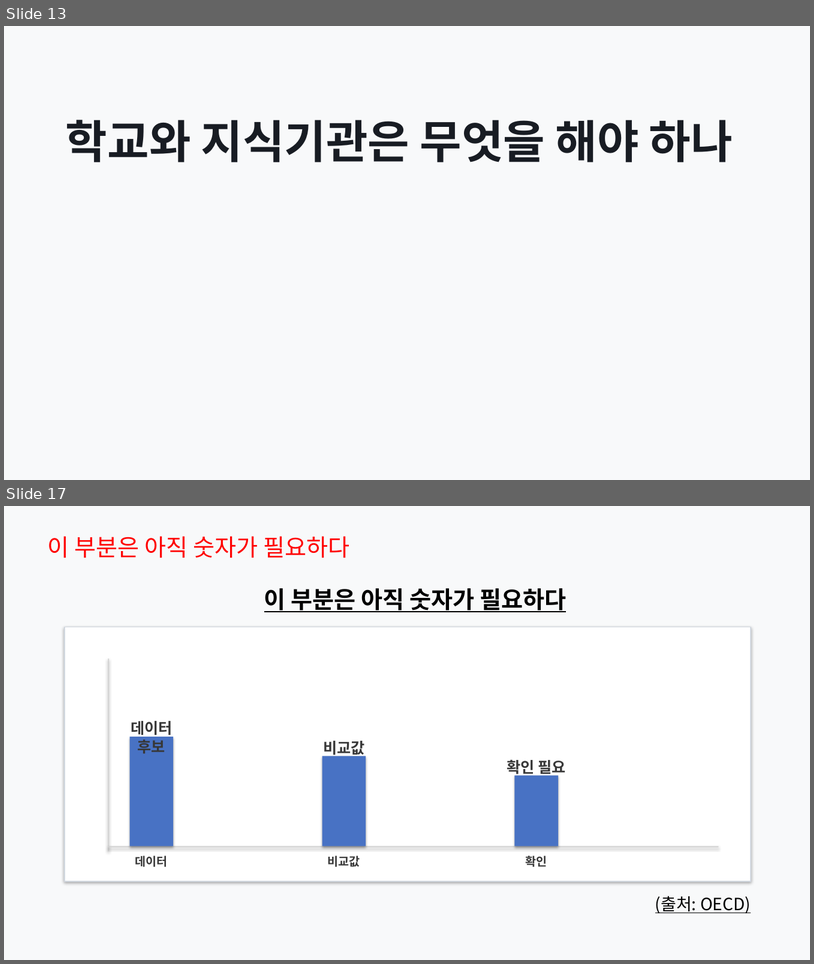
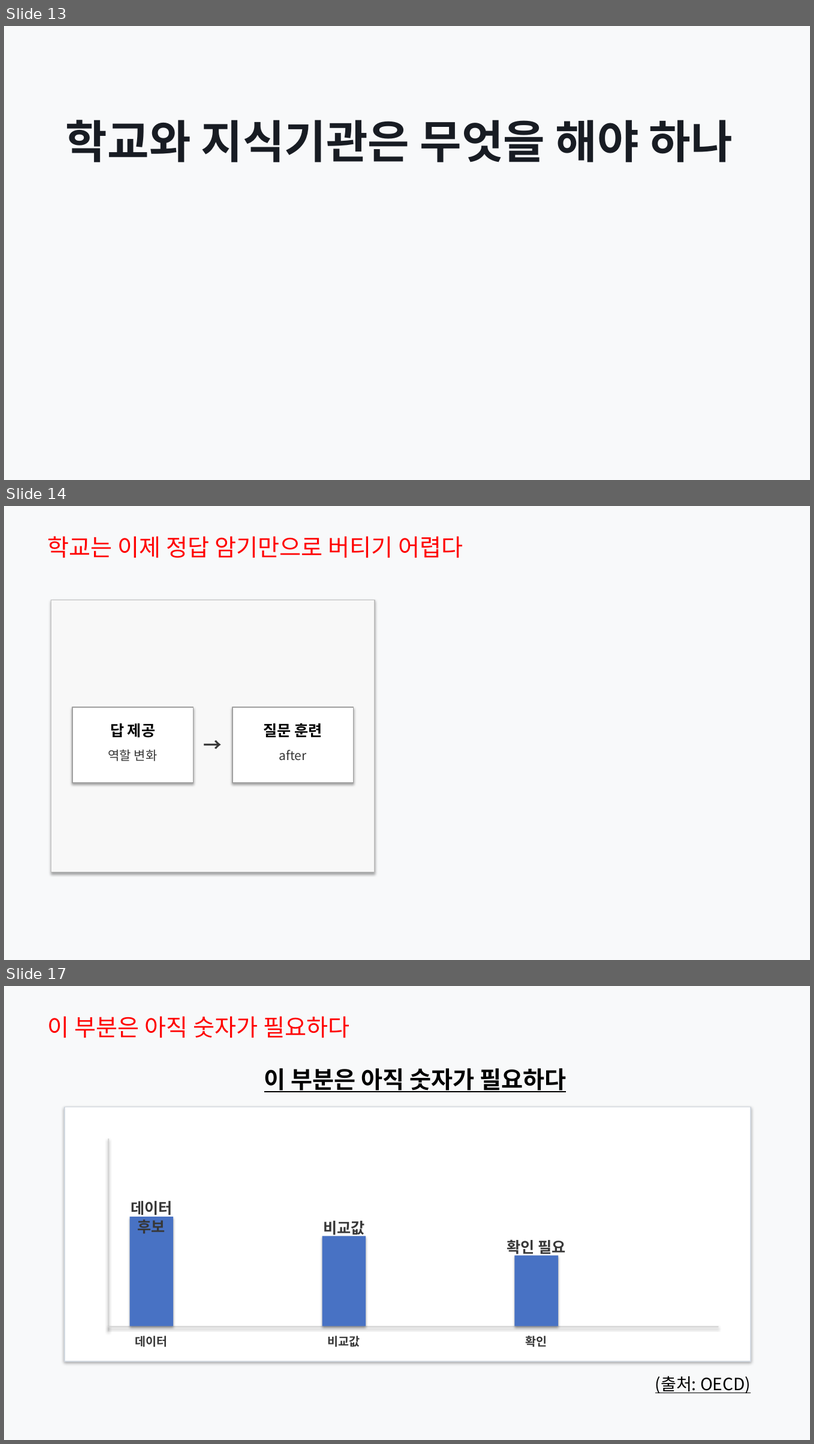
Before and after one commit to Rlearnchan/luddite, a slide deck: outputs/pptx/ai_knowledge_institution_slide_spec_styled_draft.pptx. Shown one above the other, each under a label of ours: slides 13 and 17 before the commit, slides 13, 14 and 17 after it; the slides between them are not shown. The pictures are 814x964 and 814x1444 pixels, drawn with LibreOffice and Linux fonts; fonts in the diff are those of the drawing. Boxes give left, top, right and bottom in pixels: in the first picture for what was removed or moved away, otherwise in the second. Text is boxed around its words. In the diff, an @@ line names an element or a change of style, - is before the commit and + after.

```diff
--- a/outputs/pptx/ai_knowledge_institution_slide_spec_styled_draft.pptx
+++ b/outputs/pptx/ai_knowledge_institution_slide_spec_styled_draft.pptx
@@ slide 14 added at (x1=4, y1=506, x2=810, y2=960), background #F8F9FA @@
@@ text added at (x1=48, y1=536, x2=463, y2=558), 28 pt, text #FF0000 @@
+학교는 이제 정답 암기만으로 버티기 어렵다
@@ rectangle added at (x1=51, y1=600, x2=375, y2=872), fill #F8F8F8, outline #BEBEBE 1 pt @@
@@ rectangle added at (x1=72, y1=708, x2=194, y2=783), fill #FFFFFF, outline #A0A0A0 1 pt @@
@@ rectangle added at (x1=233, y1=708, x2=354, y2=783), fill #FFFFFF, outline #A0A0A0 1 pt @@
@@ text added at (x1=110, y1=723, x2=155, y2=738), 18 pt, text #000000, bold @@
+답 제공
@@ text added at (x1=198, y1=730, x2=228, y2=753), 22 pt, text #373737, bold @@
+→
@@ text added at (x1=264, y1=723, x2=323, y2=737), 18 pt, text #000000, bold @@
+질문 훈련
@@ text added at (x1=108, y1=749, x2=158, y2=761), 15 pt, text #373737 @@
+역할 변화
@@ text added at (x1=279, y1=750, x2=307, y2=760), 15 pt, text #373737 @@
+after
```
Also in this commit, not shown: 15 slides changed, 5 other slides added, 6 slides removed, 8 other files.
